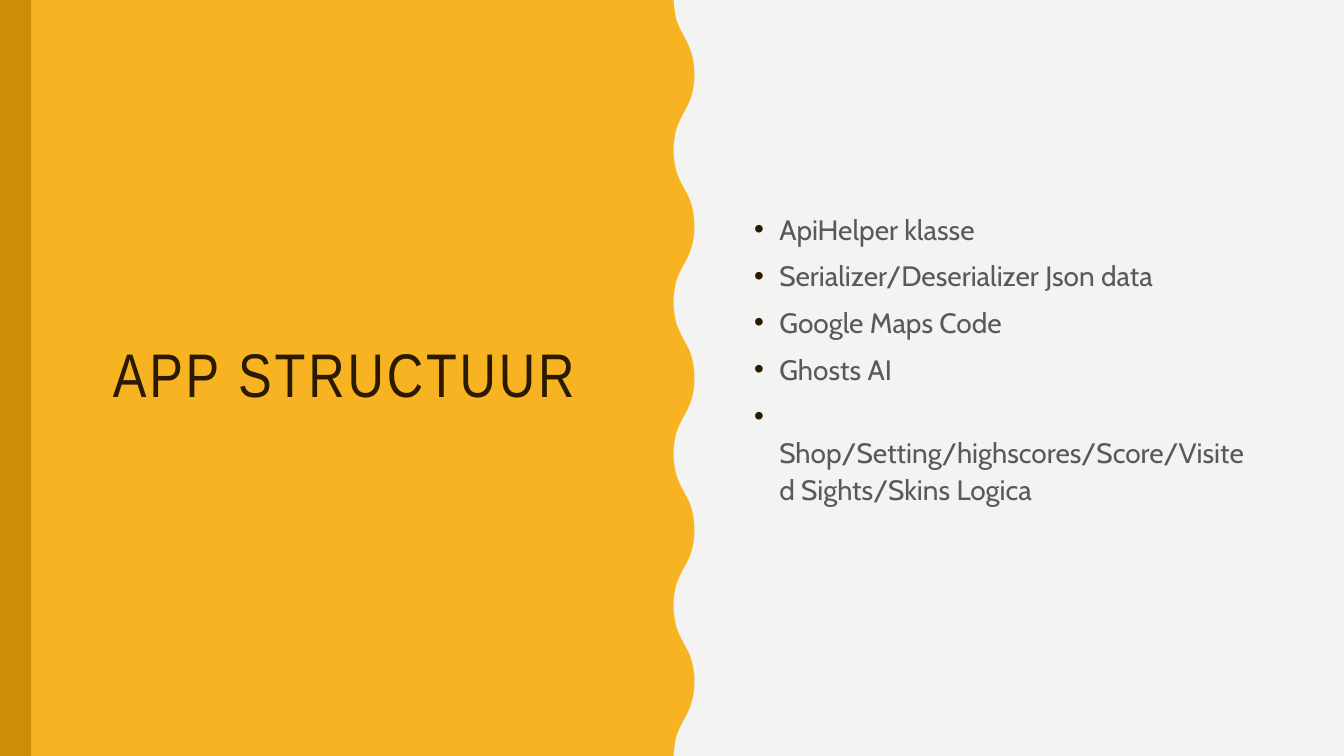
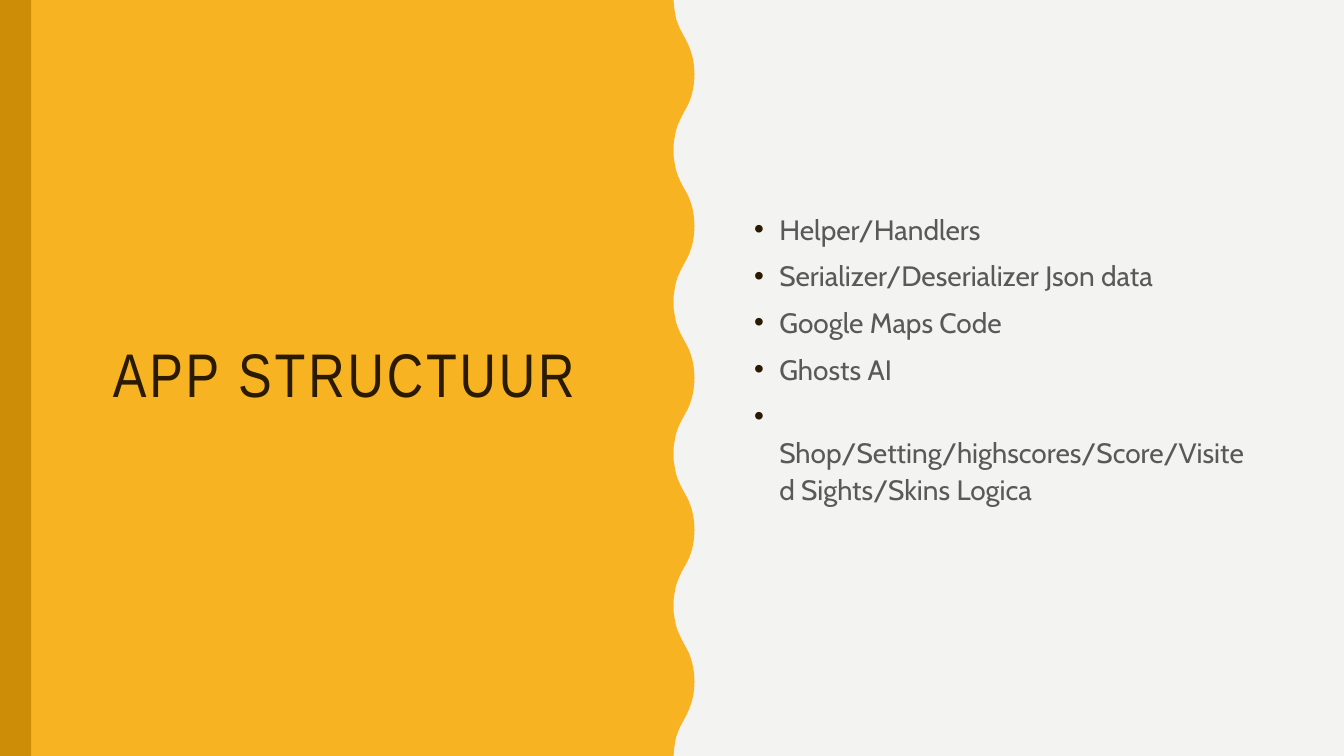
Before and after one commit to AP-IT-GH/CA1819-PackYourCultureMan, a slide deck: slide 10 of doc/PacYourCultureMan.pptx. Drawn at 1344x756 pixels with LibreOffice and Linux fonts; fonts in the diff are those of the drawing. Boxes give left, top, right and bottom in pixels: in the first picture for what was removed or moved away, otherwise in the second. Text is boxed around its words. In the diff, an @@ line names an element or a change of style, - is before the commit and + after.

```diff
--- a/doc/PacYourCultureMan.pptx
+++ b/doc/PacYourCultureMan.pptx
@@ text at [779, 219, 980, 246]: text changed @@
-• ApiHelper klasse
+• Helper/Handlers
```
Also in this commit, not shown: 2 other slides changed, 1 slide added, 1 slide removed.
